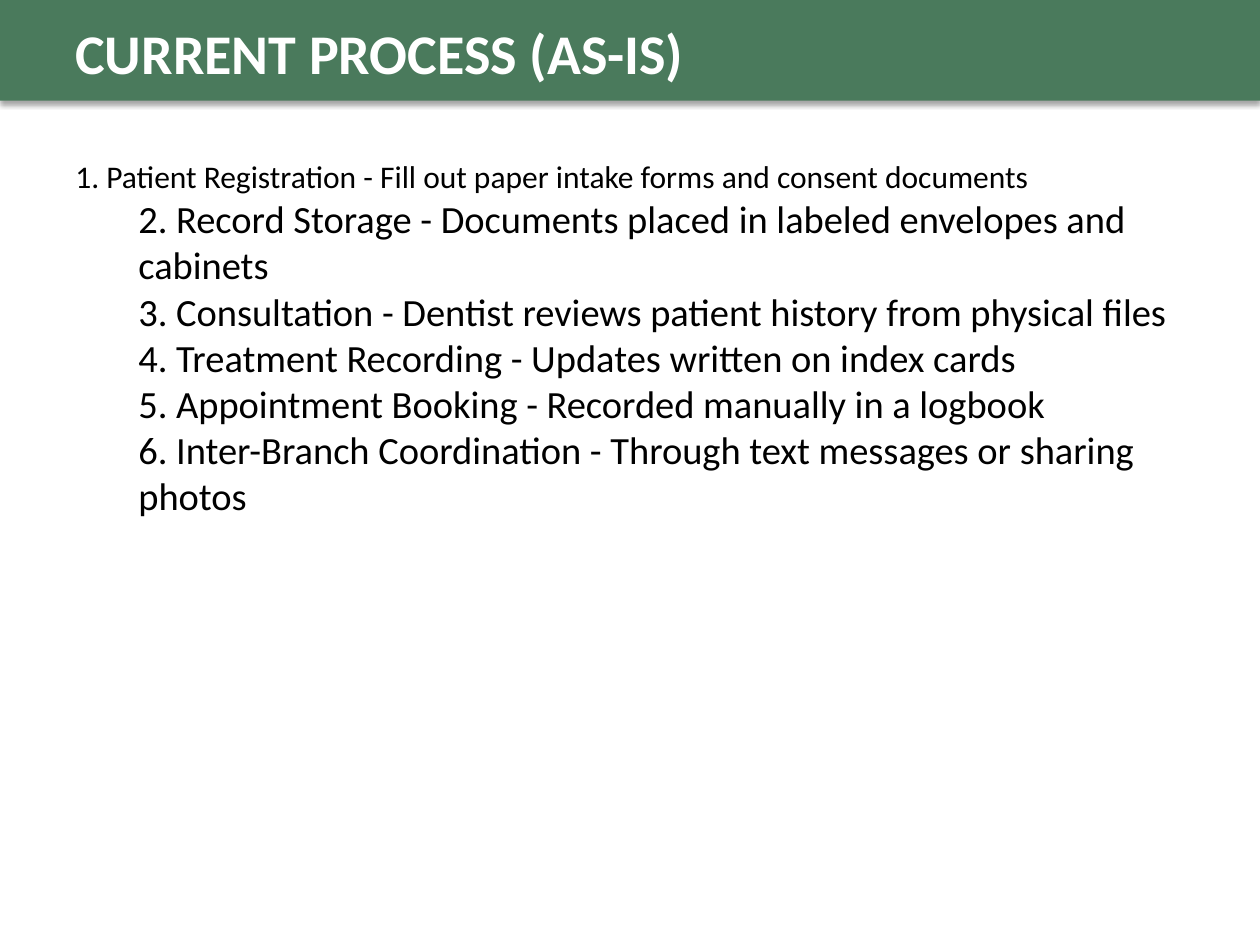
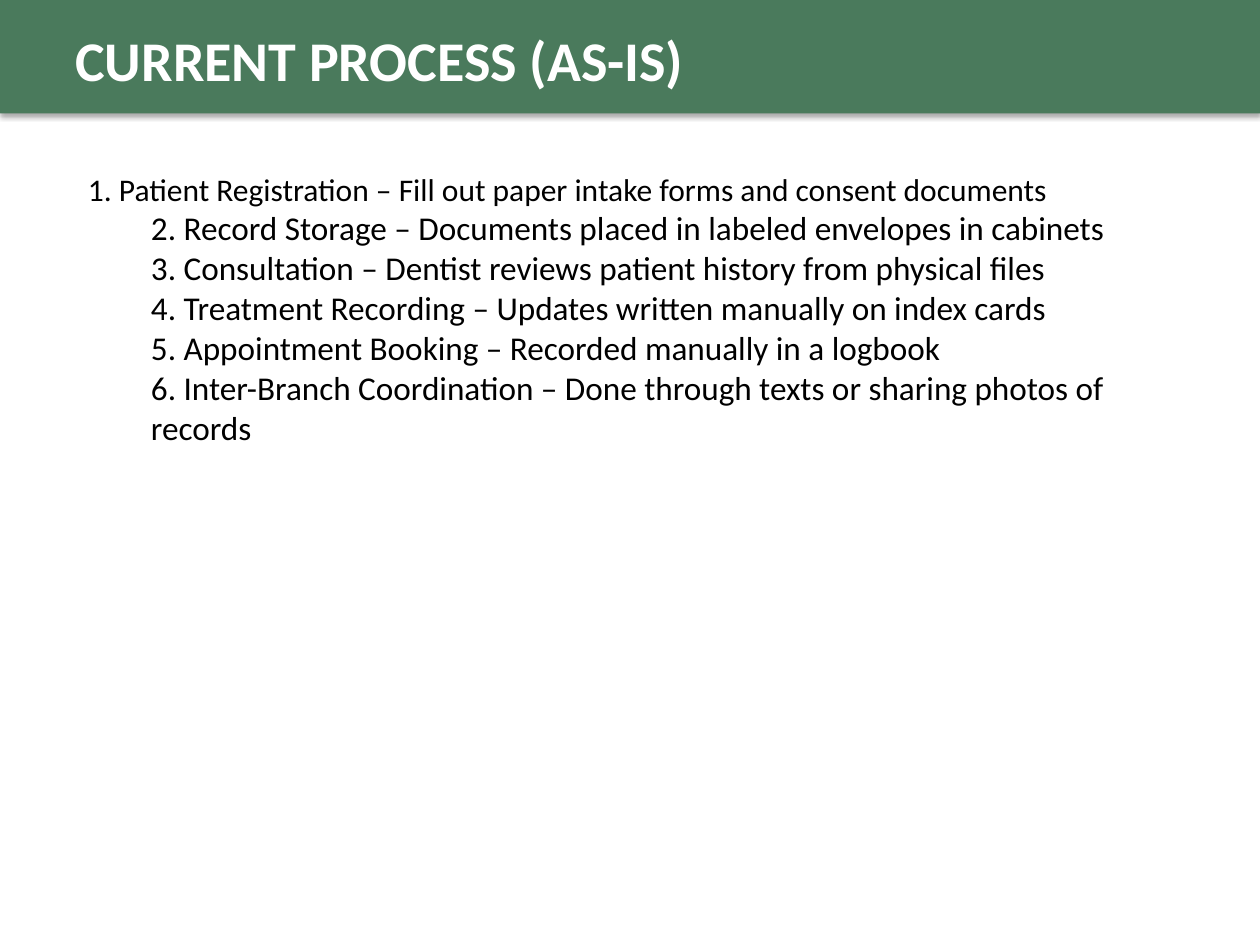
Before and after one commit to fritzmichael1-2/gonzaga-dental-clinic-system, a slide deck: slide 4 of GDCMAS_Final_Defense_Presentation.pptx (slide 3 before the commit). Drawn at 1260x945 pixels with LibreOffice and Linux fonts; fonts in the diff are those of the drawing. Boxes give left, top, right and bottom in pixels: in the first picture for what was removed or moved away, otherwise in the second. Text is boxed around its words. In the diff, an @@ line names an element or a change of style, - is before the commit and + after.

```diff
--- a/GDCMAS_Final_Defense_Presentation.pptx
+++ b/GDCMAS_Final_Defense_Presentation.pptx
@@ rectangle resized from (x1=0, y1=0, x2=1260, y2=101) to (x1=0, y1=0, x2=1260, y2=113) @@
@@ text "CURRENT PROCESS (AS-IS)" moved from (x1=75, y1=32, x2=684, y2=83) to (x1=75, y1=39, x2=684, y2=90) @@
@@ text at (x1=88, y1=179, x2=1104, y2=441): text changed; size 22 to 19 pt @@
-1. Patient Registration - Fill out paper intake forms and consent documents
-  2. Record Storage - Documents placed in labeled envelopes and cabinets
-  3. Consultation - Dentist reviews patient history from physical files
-  4. Treatment Recording - Updates written on index cards
-  5. Appointment Booking - Recorded manually in a logbook
-  6. Inter-Branch Coordination - Through text messages or sharing photos
+1. Patient Registration – Fill out paper intake forms and consent documents
+  2. Record Storage – Documents placed in labeled envelopes in cabinets
+  3. Consultation – Dentist reviews patient history from physical files
+  4. Treatment Recording – Updates written manually on index cards
+  5. Appointment Booking – Recorded manually in a logbook
+  6. Inter-Branch Coordination – Done through texts or sharing photos of records
```
Also in this commit, not shown: 5 other slides changed, 4 slides added, 4 slides removed.
